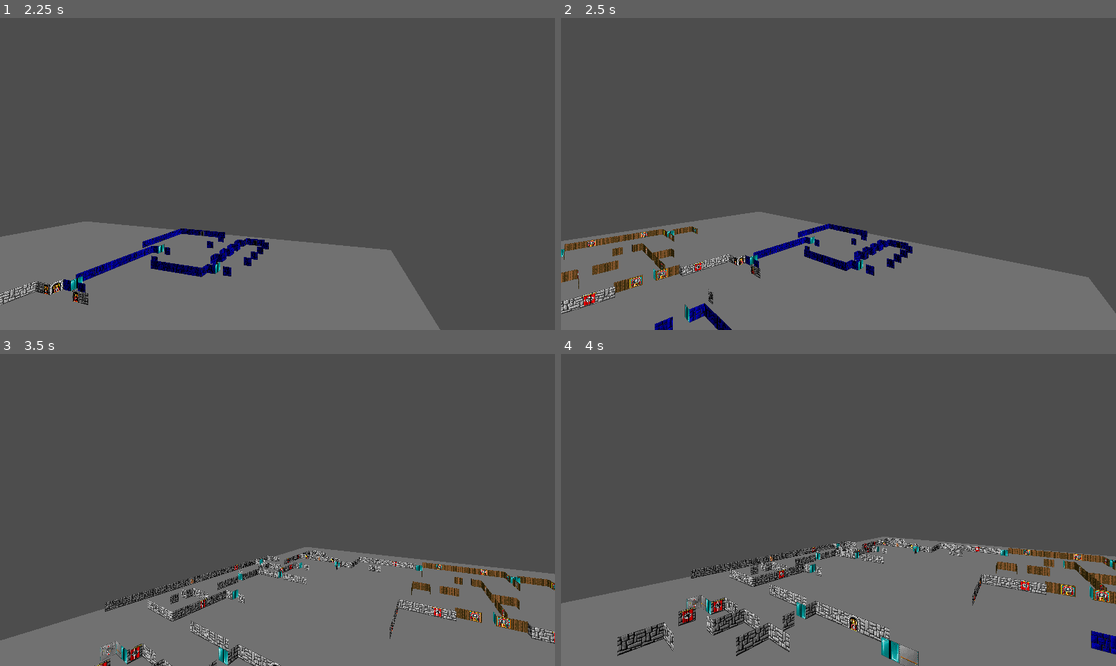
Above: before the commit, frames 1-4 (two rows, left to right).
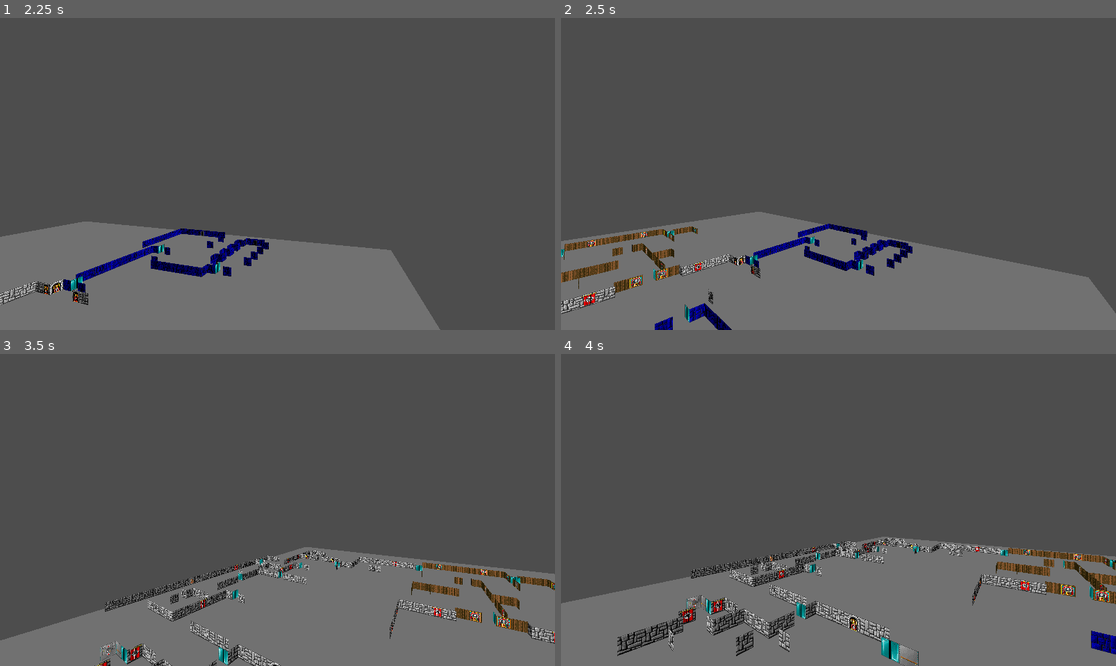
Above: after the commit, the same moments.

Repository: illnyang/wolf4godot
Game: Godot game, scene res://Wolf.tscn
The game is run twice, just before and just after one commit, with the same random seed, the same clock (stepped at 60 frames per second) and the same inputs.
Inputs:
- Up to frame 1 (2.25 s): tap Enter at 0.5 s; hold Q (fly_up) 0.53-2.03 s; hold A (turn_left) from 2.03 s (still down)
- Up to frame 2 (2.5 s): keep holding A (turn_left)
- Up to frame 3 (3.5 s): keep holding A (turn_left)
- Up to frame 4 (4 s): release A (turn_left) at 3.53 s; hold E (fly_down) from 3.53 s (still down)

Frame 1 is identical in both runs. In frame 2, less than 0.1% of the frame differs, in the area x 3-6%, y 79-84%; in frame 3, less than 0.1%; in frame 4, 0.5%, in the area x 18-84%, y 60-94%.

Commit message:
Omit push-walls when generating map mesh

Diff:
--- a/MapLoader.gd
+++ b/MapLoader.gd
@@ -38,6 +38,8 @@
 	static func get_start_dir(id: int) -> int:
 		return id - 19
 
+	static func is_push_wall(id: int) -> bool:
+		return id == 98
 
 class MapGrid:
 	const _map_size: int = 64
@@ -232,7 +234,9 @@
 # TileGrid mesh generation code
 #-----------------------------------------------------
 func is_air(x: int, y: int) -> bool:
-	return grid.is_within_grid(x, y) and not L1Utils.is_wall(grid.tile_at(x, y))
+	if not grid.is_within_grid(x, y):
+		return true
+	return not L1Utils.is_wall(grid.tile_at(x, y)) or L2Utils.is_push_wall(grid.thing_at(x, y))
 
 enum {
 	FLAG_NORTH = 1 << NORTH,
